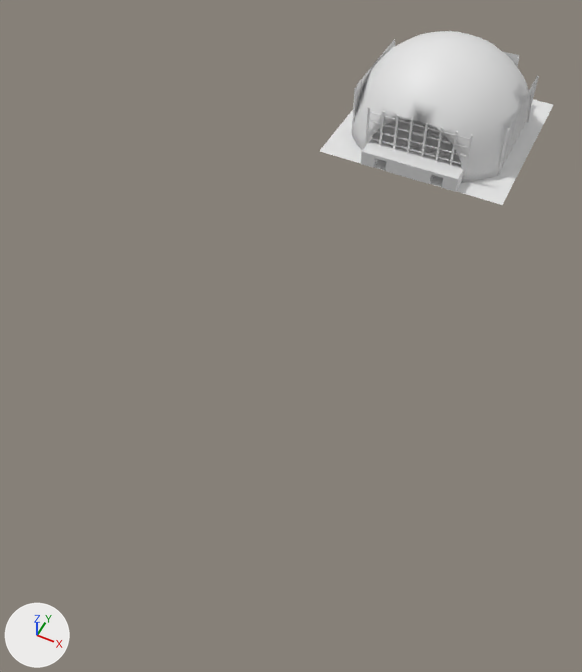
One commit to the Blender file Komodo/Assets/Blender/fashionEnvironmentSP21Helper.blend: the scene before it, then after it.
Rendered twice from a 50 mm lens placed at (50.2, -195.0, 131.3), pointed at (-4.3, -86.1, -4.9). Every picture has the same lights, and +X, +Y and +Z are marked at lower left.

Script lines for the objects in view, before the commit:
```python
me_cube_023 = bpy.data.meshes.new('Cube.023')
me_cube_023.from_pydata([(25.8, 25.8, 0.0), (-25.8, 25.8, 0.0), (25.8, -25.8, 0.0), (-25.8, -25.8, 0.0)], [], [(3, 2, 0, 1)])
me_cube_023.materials.append(mat_floor)  # white #e7e7e7
me_cube_033 = bpy.data.meshes.new('Cube.033')
me_cube_033.from_pydata(...)  # 24 vertices, 14 faces; spans x -13.4..13.4, y -4.4..1.3, z 0.0..4.0
# faces by material slot: [7, 1, 6]
me_cube_033.materials.append(mat_southmasswall)  # white #e7e7e7
me_cube_033.materials.append(mat_southmasstop)  # white #e7e7e7
me_cube_033.materials.append(mat_southmassinside)  # white #e7e7e7
me_sphere_001 = bpy.data.meshes.new('Sphere.001')
me_sphere_001.from_pydata(...)  # 626 vertices, 536 faces; spans x -12.0..12.0, y -12.0..12.0, z 0.0..14.1
# faces by material slot: [242, 66, 228]
me_sphere_001.materials.append(mat_roofinside)  # white #e7e7e7
me_sphere_001.materials.append(mat_roofrim)  # white #e7e7e7
me_sphere_001.materials.append(mat_roofoutside)  # white #e7e7e7
ob_entry1_001 = bpy.data.objects.new('Entry1.001', me_cube_033)
ob_entry1_001.location = (0.0, -21.6, 0.0)
ob_floor = bpy.data.objects.new('Floor', me_cube_023)
ob_floor.location = (0.0, 0.0, 0.0)
ob_roof_001 = bpy.data.objects.new('Roof.001', me_sphere_001)
ob_roof_001.location = (0.0, 0.0, 0.0)
ob_roof_001.scale = (1.81, 1.81, 1.81)
```
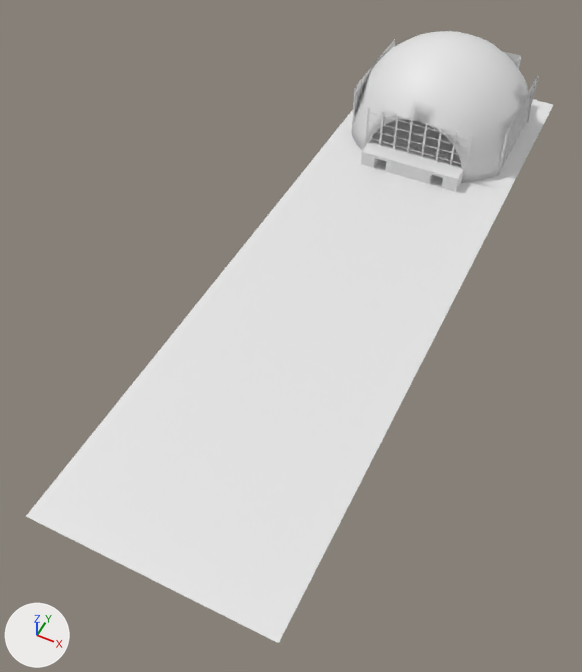
The change, as a list of edits to the scene's bpy script:
```text
Change me_cube_023:
    where me_cube_023.from_pydata(...)  # 4 vertices, 1 face; spans x -25.8..25.8, y -25.8..25.8, z 0.0
    used by ob_floor; location = (0.0, 0.0, 0.0)
    me_cube_023 part 1
    me_cube_023.vertices[2].co: (25.8, -25.8, 0.0) -> (25.8, -150.8, 0.0)  # pixel (502, 205) -> pixel (278, 643)
    me_cube_023.vertices[3].co: (-25.8, -25.8, 0.0) -> (-25.8, -150.8, 0.0)  # pixel (319, 151) -> pixel (25, 516)
```

Where the change shows, as pixel boxes (x1, y1, x2, y2) in the pictures (582 x 672 px):
'Floor', reshaped: before (320, 100, 553, 205); after (26, 100, 553, 643)
